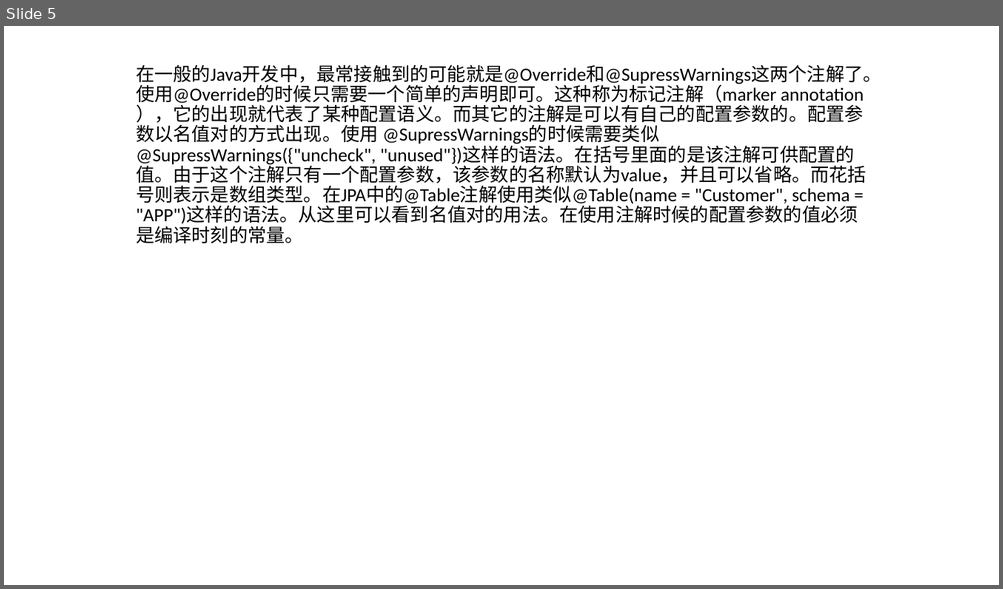
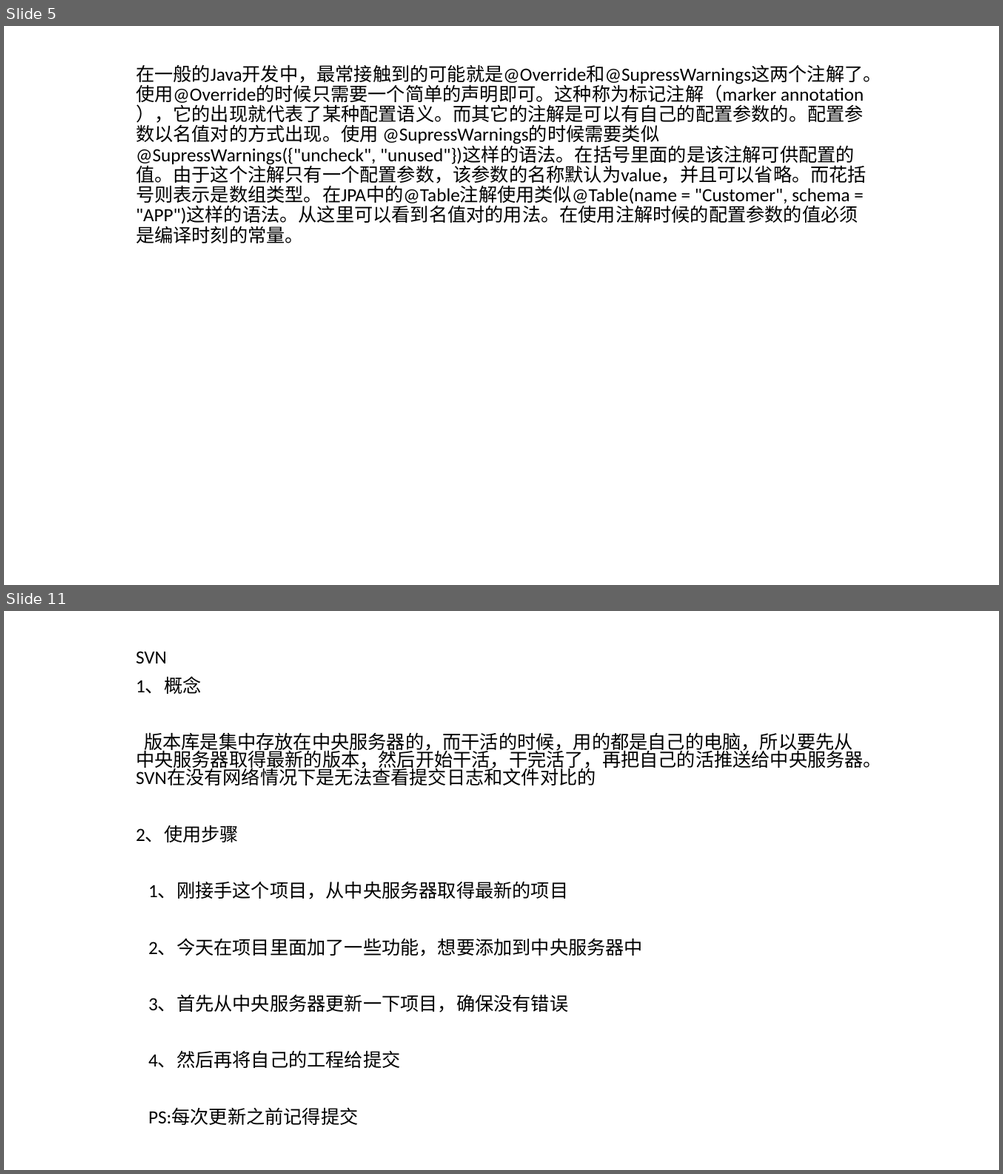
Before and after one commit to qianjinpeixun/RestSample, a slide deck: RestSample/java-docs/java2a/java-advance-section-8-注解.pptx. Shown one above the other, each under a label of ours: slide 5 before the commit, slides 5 and 11 after it; the slides between them are not shown. The pictures are 1003x589 and 1003x1174 pixels, drawn with LibreOffice and Linux fonts; fonts in the diff are those of the drawing. Boxes give left, top, right and bottom in pixels: in the first picture for what was removed or moved away, otherwise in the second. Text is boxed around its words. In the diff, an @@ line names an element or a change of style, - is before the commit and + after.

```diff
--- a/RestSample/java-docs/java2a/java-advance-section-8-注解.pptx
+++ b/RestSample/java-docs/java2a/java-advance-section-8-注解.pptx
@@ slide 11 added at (4,611,999,1170), background #FFFFFF @@
@@ subtitle added at (136,651,882,1125), 18 pt, text #000000 @@
+SVN
+1、概念
+版本库是集中存放在中央服务器的，而干活的时候，用的都是自己的电脑，所以要先从中央服务器取得最新的版本，然后开始干活，干完活了，再把自己的活推送给中央服务器。SVN在没有网络情况下是无法查看提交日志和文件对比的
+2、使用步骤
+1、刚接手这个项目，从中央服务器取得最新的项目
+2、今天在项目里面加了一些功能，想要添加到中央服务器中
+3、首先从中央服务器更新一下项目，确保没有错误
+4、然后再将自己的工程给提交
+PS:每次更新之前记得提交
```
Also in this commit, not shown: 1 slide changed, 21 other slides added, 6 slides removed, 24 other files.
